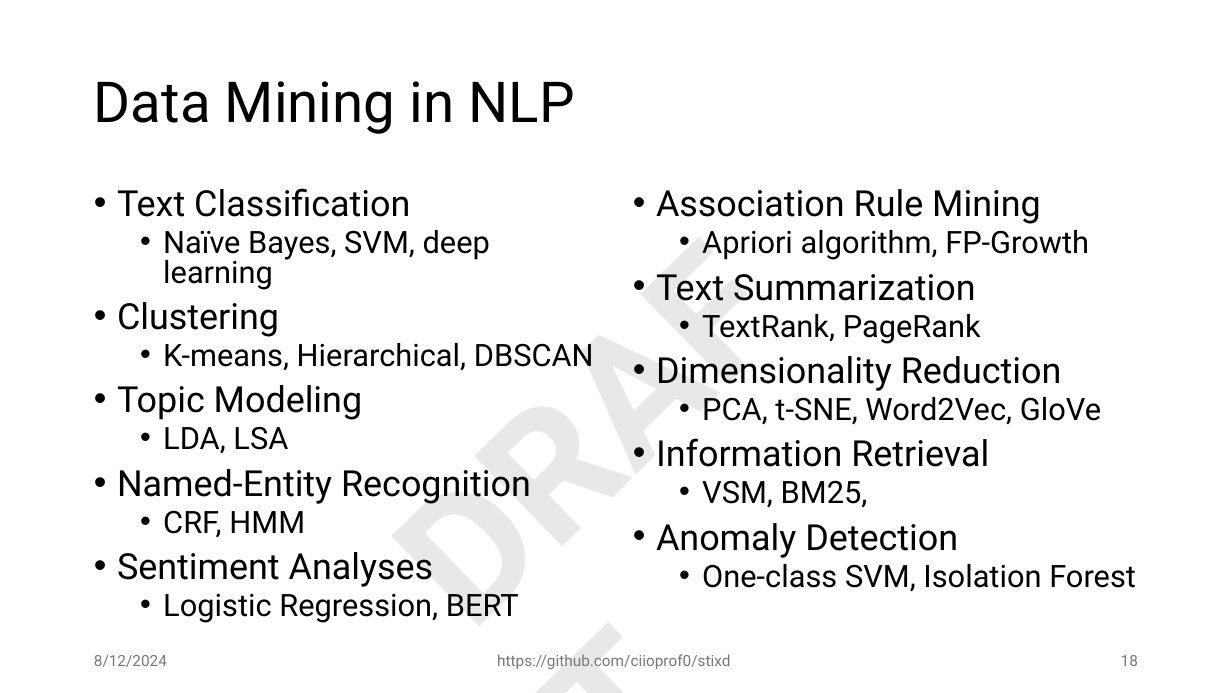
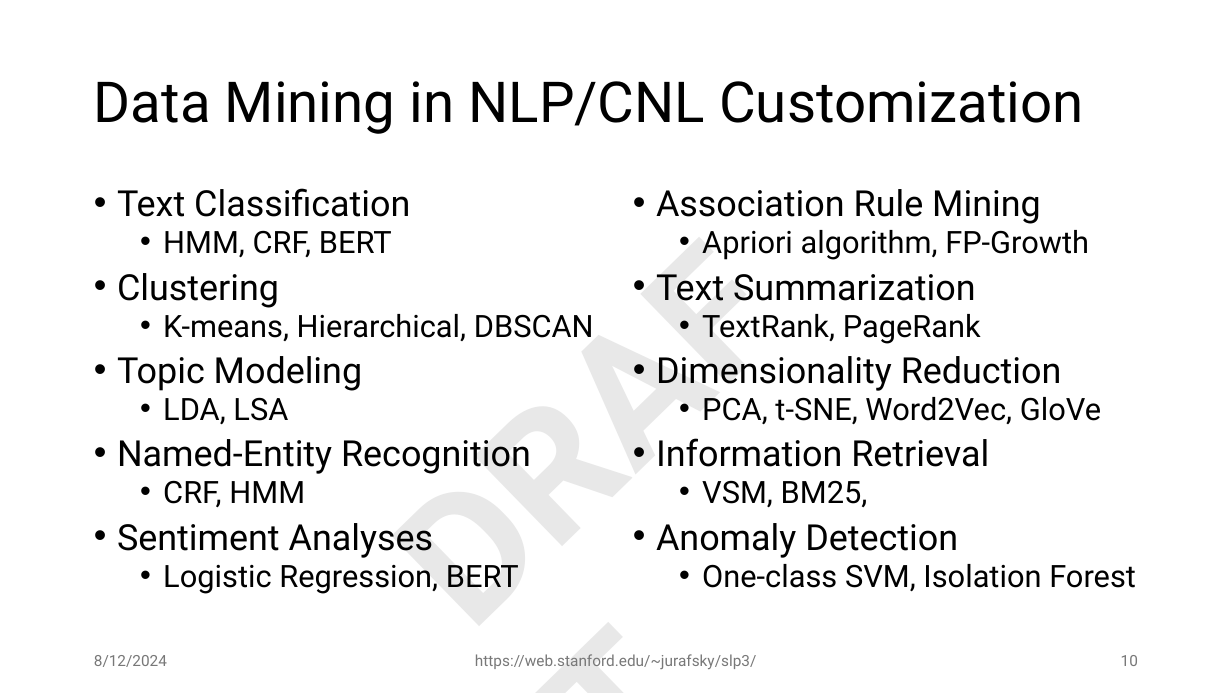
Before and after one commit to ciioprof0/stixd, a slide deck: slide 10 of docs/stixd_demo.pptx (slide 18 before the commit). Drawn at 1232x693 pixels with LibreOffice and Linux fonts; fonts in the diff are those of the drawing. Boxes give left, top, right and bottom in pixels: in the first picture for what was removed or moved away, otherwise in the second. Text is boxed around its words. In the diff, an @@ line names an element or a change of style, - is before the commit and + after.

```diff
--- a/docs/stixd_demo.pptx
+++ b/docs/stixd_demo.pptx
@@ title at [94, 81, 1083, 134]: text changed @@
-Data Mining in NLP
+Data Mining in NLP/CNL Customization
@@ text at [163, 230, 392, 258]: text changed @@
-  • Naïve Bayes, SVM, deep learning
+  • HMM, CRF, BERT
@@ text at [475, 654, 756, 669]: text changed @@
-https://github.com/ciioprof0/stixd
+https://web.stanford.edu/~jurafsky/slp3/
@@ page number at [1121, 655, 1138, 666]: text changed @@
-18
+10
```
Also in this commit, not shown: 11 other slides changed, 3 slides added, 1 slide removed.
